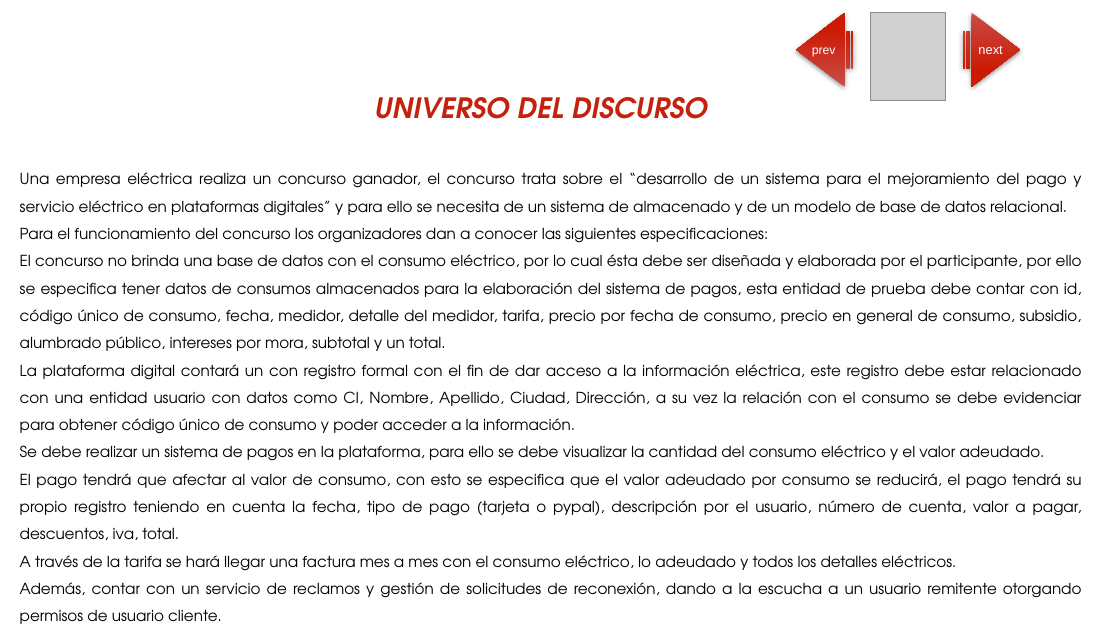
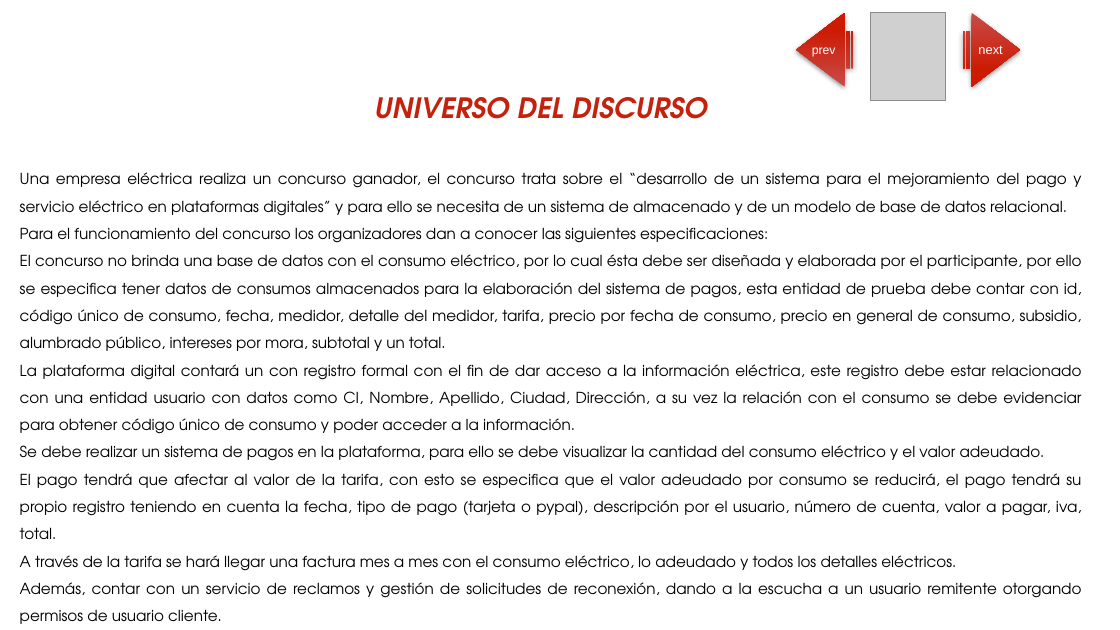
Before and after one commit to Alexm-99/Empresa_Electrica, a slide deck: slide 3 of Empresa Electrica.pptx. Drawn at 1120x630 pixels with LibreOffice and Linux fonts; fonts in the diff are those of the drawing; grey boxes stand for pictures; background and template pictures are left out. Boxes give left, top, right and bottom in pixels: in the first picture for what was removed or moved away, otherwise in the second. Text is boxed around its words. In the diff, an @@ line names an element or a change of style, - is before the commit and + after.

```diff
--- a/Empresa Electrica.pptx
+++ b/Empresa Electrica.pptx
@@ text at (x1=20, y1=473, x2=1082, y2=539): text changed @@
-El pago tendrá que afectar al valor de consumo, con esto se especifica que el valor adeudado por consumo se reducirá, el pago tendrá su propio registro teniendo en cuenta la fecha, tipo de pago (tarjeta o pypal), descripción por el usuario, número de cuenta, valor a pagar, descuentos, iva, total.
+El pago tendrá que afectar al valor de la tarifa, con esto se especifica que el valor adeudado por consumo se reducirá, el pago tendrá su propio registro teniendo en cuenta la fecha, tipo de pago (tarjeta o pypal), descripción por el usuario, número de cuenta, valor a pagar, iva, total.
```
Also in this commit, not shown: 9 other files.
